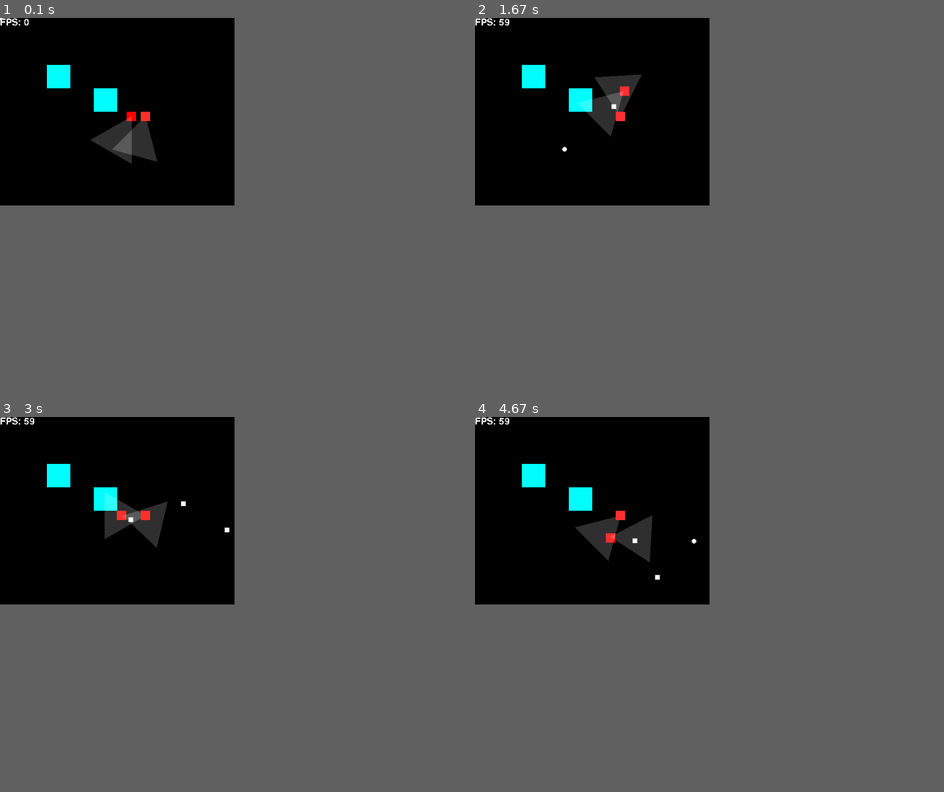
Above: before the commit, frames 1-4 (two rows, left to right).
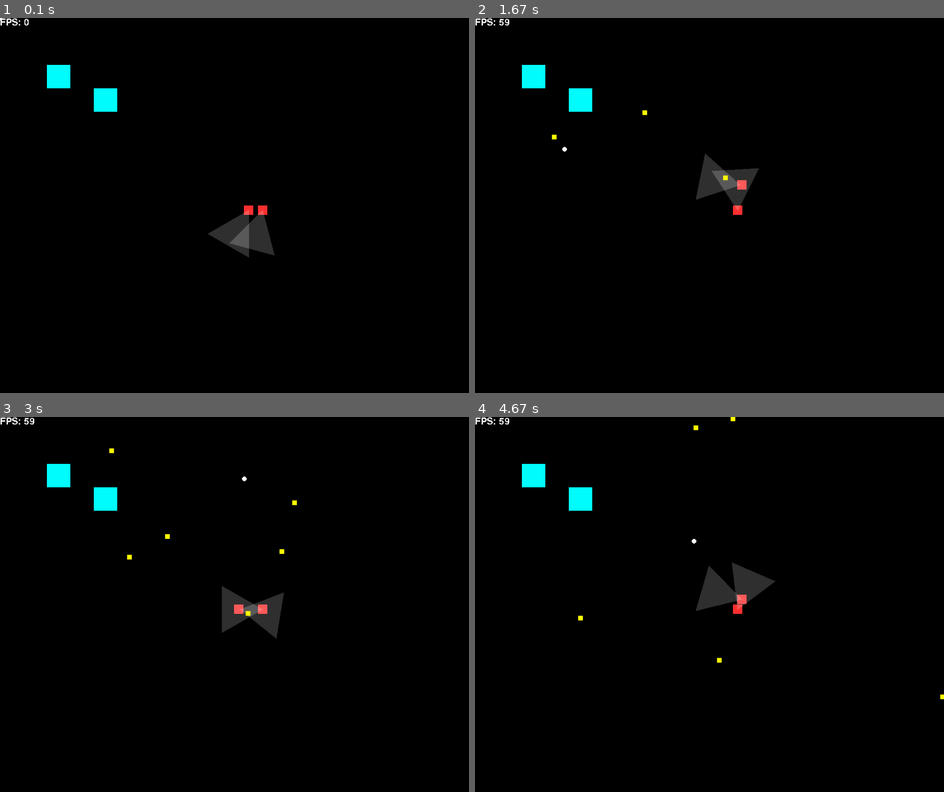
Above: after the commit, the same moments.

Repository: slalomsquid/2DShooter
Game: pygame game, started from main.py
Two runs of this game, one before a commit and one after it. Both use one fixed random seed, a clock stepped at 60 frames per second and the inputs below.
Inputs (mouse positions are in pixels of both pictures, inside the frame that each line leads up to):
- Up to frame 1 (0.1 s): no input
- Up to frame 2 (1.67 s): tap Space at 0.33, 0.73, 1.03, 1.23, 1.57 s; hold Right 0.67-1.13 s; move the mouse to (859, 194) at 0.7 s; hold Up 1.17-1.47 s; move the mouse to (596, 209) at 1.2 s; hold Right from 1.5 s (still down); move the mouse to (564, 149) at 1.53 s
- Up to frame 3 (3 s): tap Space at 1.87, 2.07, 2.37, 2.63, 2.97 s; release Right at 1.97 s; hold Left 2-2.53 s; move the mouse to (304, 473) at 2.03 s; hold Down 2.57-2.87 s; move the mouse to (290, 638) at 2.6 s; hold Left from 2.9 s (still down); move the mouse to (243, 477) at 2.93 s
- Up to frame 4 (4.67 s): tap Space at 3.27, 3.4, 3.8, 4.1, 4.47 s; release Left at 3.3 s; hold Up 3.33-3.7 s; move the mouse to (540, 593) at 3.37 s; hold Right 3.73-4.37 s; move the mouse to (714, 645) at 3.77 s; hold Down from 4.4 s (still down); move the mouse to (695, 540) at 4.43 s
In our replay, the window is 450x360 before the commit and 900x720 after it. These sizes can differ from the game's own. Grey fills any space a smaller window leaves; there, only what the larger window draws over its background counts as a difference.

The runs differ from the first frame. In frame 1, 2.1% of the frame differs, in the area x 19-59%, y 25-64%; in frame 2, 2.1%; in frame 3, 2.1%; in frame 4, 2.4%, in the area x 21-100%, y 0-76%.

Commit message:
added scrolling background

Diff:
--- a/bullet.py
+++ b/bullet.py
@@ -26,6 +26,14 @@
                 hit_method = getattr(hit_object, "hit", None)
                 if hit_method and callable(hit_method):
                     hit_method(self.velocity)
+    def draw(self, offset_x, offset_y, screen):
+        draw_rect = pygame.Rect(
+        self.rect.x - offset_x,
+        self.rect.y - offset_y,
+        self.rect.width,
+        self.rect.height
+    )
+        pygame.draw.rect(screen, self.color, draw_rect)
 
 if __name__ == "__main__":
     print("This is a utility file, not meant to be run directly")
--- a/constants.py
+++ b/constants.py
@@ -2,7 +2,7 @@
 import pygame
 
 FPS = 60
-WIDTH, HEIGHT = 500, 400
+WIDTH, HEIGHT = 1000, 800
 ORIGIN = [WIDTH//2, HEIGHT//2]
 
 BLACK = (0, 0, 0)
--- a/enemy.py
+++ b/enemy.py
@@ -19,7 +19,7 @@
         self.view_distance = 100
         self.fov = 60
 
-    def process(self, player_pos, delta_time):
+    def process(self, player_pos, delta_time, offset_x, offset_y):
         self.target_rotation = vector_to_angle(np.array(player_pos) - np.array([self.x, self.y]))
         self.rotation = move_towards_angle(self.rotation, self.target_rotation, self.max_rotation_speed * delta_time)
         # self.rotation = lerp_angle(self.rotation, self.target_rotation, delta_time*2)
@@ -27,11 +27,22 @@
         # Create temporary overlay to allow transparency
         surface = pygame.Surface((constants.WIDTH, constants.HEIGHT), pygame.SRCALPHA)
 
-        pygame.draw.polygon(surface, (255, 255, 255, 50), create_view_cone_polygon(self))
+        poly = create_view_cone_polygon(self)
 
-        pygame.draw.rect(surface, self.color, (self.x - self.size_x//2, self.y - self.size_y//2, self.size_x, self.size_y))
+        poly = [(px - offset_x, py - offset_y) for (px, py) in poly]
+
+        pygame.draw.polygon(surface, (255, 255, 255, 50), poly)
 
         return surface
 
+    def draw(self, screen, offset_x, offset_y):
+        draw_rect = pygame.Rect(
+        self.rect.x - offset_x,
+        self.rect.y - offset_y,
+        self.rect.width,
+        self.rect.height
+    )
+        pygame.draw.rect(screen, self.color, draw_rect)
+
 if __name__ == "__main__":
     print("This is a utility file, not meant to be run directly")
--- a/main.py
+++ b/main.py
@@ -8,7 +8,7 @@
 pygame.init()
 clock = pygame.time.Clock()
 
-screen = pygame.display.set_mode((constants.WIDTH, constants.HEIGHT))
+SCREEN = pygame.display.set_mode((constants.WIDTH, constants.HEIGHT))
 pygame.display.set_caption("Platformer Example")
 
 class Block():
@@ -20,30 +20,43 @@
         self.color = color
         self.texture = texture
 
-def draw(player_surface, blocks, enemy_surfaces, mouse_pos, bullets, player, enemies):
-    screen.fill((0, 0, 0))
+    def draw(self, offset_x, offset_y):
+        draw_rect = pygame.Rect(
+        self.rect.x - offset_x,
+        self.rect.y - offset_y,
+        self.rect.width,
+        self.rect.height
+    )
+        pygame.draw.rect(SCREEN, self.color, draw_rect)
+
+
+def draw(player_surface, blocks, enemy_surfaces, mouse_pos, bullets, player, enemies, offset_x, offset_y):
+    SCREEN.fill((0, 0, 0))
     for block in blocks:
-        pygame.draw.rect(screen, block.color, block.rect)
+        block.draw(offset_x, offset_y)
 
-    pygame.draw.rect(screen, "red", player.rect)
+    player.draw(SCREEN, offset_x, offset_y)
+
     for enemy in enemies:
-        pygame.draw.rect(screen, "red", enemy.rect)
-    screen.blit(player_surface, (0, 0))
+        enemy.draw(SCREEN, offset_x, offset_y)
+
+    SCREEN.blit(player_surface, (0, 0))
 
     for enemy_surface in enemy_surfaces:
-        screen.blit(enemy_surface, (0, 0))
+        SCREEN.blit(enemy_surface, (0, 0))
 
     for bullet in bullets:
-        pygame.draw.rect(screen, "white", bullet)
+        bullet.draw(offset_x, offset_y, SCREEN)
 
-    pygame.draw.circle(screen, (255, 255, 255), mouse_pos, 5)
+    pygame.draw.circle(SCREEN, (255, 255, 255), mouse_pos, 5)
 
-    render_text(f"FPS: {int(clock.get_fps())}", (0, 0), constants.WHITE, screen, size=30)
+    render_text(f"FPS: {int(clock.get_fps())}", (0, 0), constants.WHITE, SCREEN, size=30)
 
     pygame.display.update()
 
 def main():
-
+    offset_x = 0
+    offset_y = 0
     blocks = [Block(100, 100, 50, 50), Block(200, 150, 50, 50)]
 
     enemies = [Enemy(constants.ORIGIN[0]+50, constants.ORIGIN[1], 20, 20)]
@@ -54,6 +67,8 @@
 
     mouse_pos = (0, 0)
     mouse_rel = (0, 0)
+
+    scroll_area_width = 200
 
     running = True
 
@@ -86,13 +101,19 @@
 
         # Frame process logic
 
-        player_surface = player.process(mouse_pos, mouse_rel, delta_time)
+        player_surface = player.process(mouse_pos, mouse_rel, delta_time, offset_x, offset_y)
         enemy_surfaces = []
 
         for enemy in enemies:
-            tmp_surface = enemy.process((player.x, player.y), delta_time)
+            tmp_surface = enemy.process((player.x, player.y), delta_time, offset_x, offset_y)
             if tmp_surface:
                 enemy_surfaces.append(tmp_surface)
+
+        if ((player.rect.right - offset_x >= constants.WIDTH - scroll_area_width) and player.x_vel > 0 ) or ((player.rect.left - offset_x <= scroll_area_width) and player.x_vel < 0):
+            offset_x += player.x_vel
+        if ((player.rect.top - offset_y >= constants.HEIGHT - scroll_area_width) and player.y_vel > 0 ) or ((player.rect.bottom - offset_y <= scroll_area_width) and player.y_vel < 0):
+            offset_y += player.y_vel
+
 
         rect_map = {obj: obj.rect for obj in (blocks + enemies)}
 
@@ -106,7 +127,8 @@
             if bullet.alive == False:
                 bullets.remove(bullet)
 
-        draw(player_surface, blocks, enemy_surfaces, mouse_pos, bullets, player, enemies)
+        draw(player_surface, blocks, enemy_surfaces, mouse_pos, bullets, player, enemies, offset_x, offset_y)
+
 
 
 if __name__ == "__main__":
--- a/player.py
+++ b/player.py
@@ -22,7 +22,6 @@
         self.walk_to_mouse = False
 
     def handle_movement(self, keys, delta_time, rectangles):
-
         dx = 0
         dy = 0
 
@@ -66,13 +65,14 @@
             new_rect = self.rect.move(dx, 0)
             if not any(obj.colliderect(new_rect) for obj in rectangles.values()):
                 self.rect = new_rect
+                self.x_vel = dx
 
         # Try Y movement
         if dy != 0:
             new_rect = self.rect.move(0, dy)
             if not any(obj.colliderect(new_rect) for obj in rectangles.values()):
                 self.rect = new_rect
-
+                self.y_vel = dy
 
     def handle_mouse(self, mouse_pos, mouse_rel, delta_time):
         pass
@@ -80,7 +80,7 @@
         # self.rotation = move_towards_angle(self.rotation, self.target_rotation, self.max_rotation_speed * delta_time)
         # # self.rotation = lerp_angle(self.rotation, self.target_rotation, delta_time*2)
 
-    def process(self, mouse_pos, mouse_rel, delta_time):
+    def process(self, mouse_pos, mouse_rel, delta_time, offset_x, offset_y):
         self.target_rotation = vector_to_angle(np.array(mouse_pos) - np.array([self.x, self.y]))
         self.rotation = move_towards_angle(self.rotation, self.target_rotation, self.max_rotation_speed * delta_time)
         # self.rotation = lerp_angle(self.rotation, self.target_rotation, delta_time*2)
@@ -94,11 +94,24 @@
         # Create temporary overlay to allow transparency
         surface = pygame.Surface((constants.WIDTH, constants.HEIGHT), pygame.SRCALPHA)
 
-        pygame.draw.polygon(surface, (255, 255, 255, 50), create_view_cone_polygon(self))
+        poly = create_view_cone_polygon(self)
+
+        poly = [(px - offset_x, py - offset_y) for (px, py) in poly]
+
+        pygame.draw.polygon(surface, (255, 255, 255, 50), poly)
 
         #pygame.draw.rect(surface, self.color, (self.x - self.size_x//2, self.y - self.size_y//2, self.size_x, self.size_y))
 
         return surface
+
+    def draw(self, screen, offset_x, offset_y):
+        draw_rect = pygame.Rect(
+        self.rect.x - offset_x,
+        self.rect.y - offset_y,
+        self.rect.width,
+        self.rect.height
+    )
+        pygame.draw.rect(screen, self.color, draw_rect)
 
     def sync_player(self):
         self.x = self.rect.centerx
